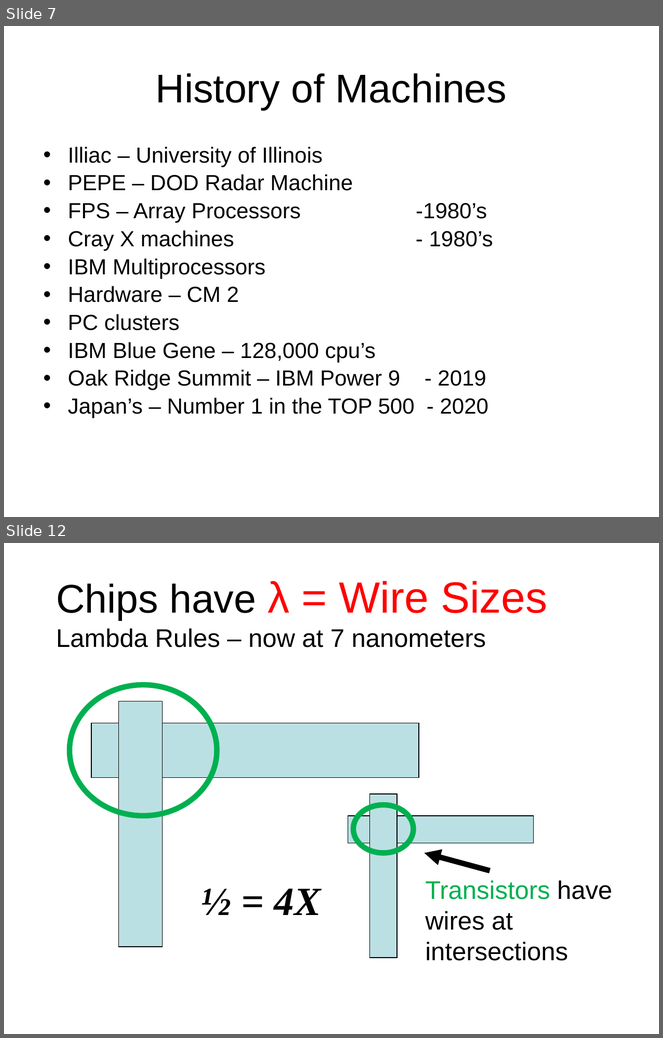
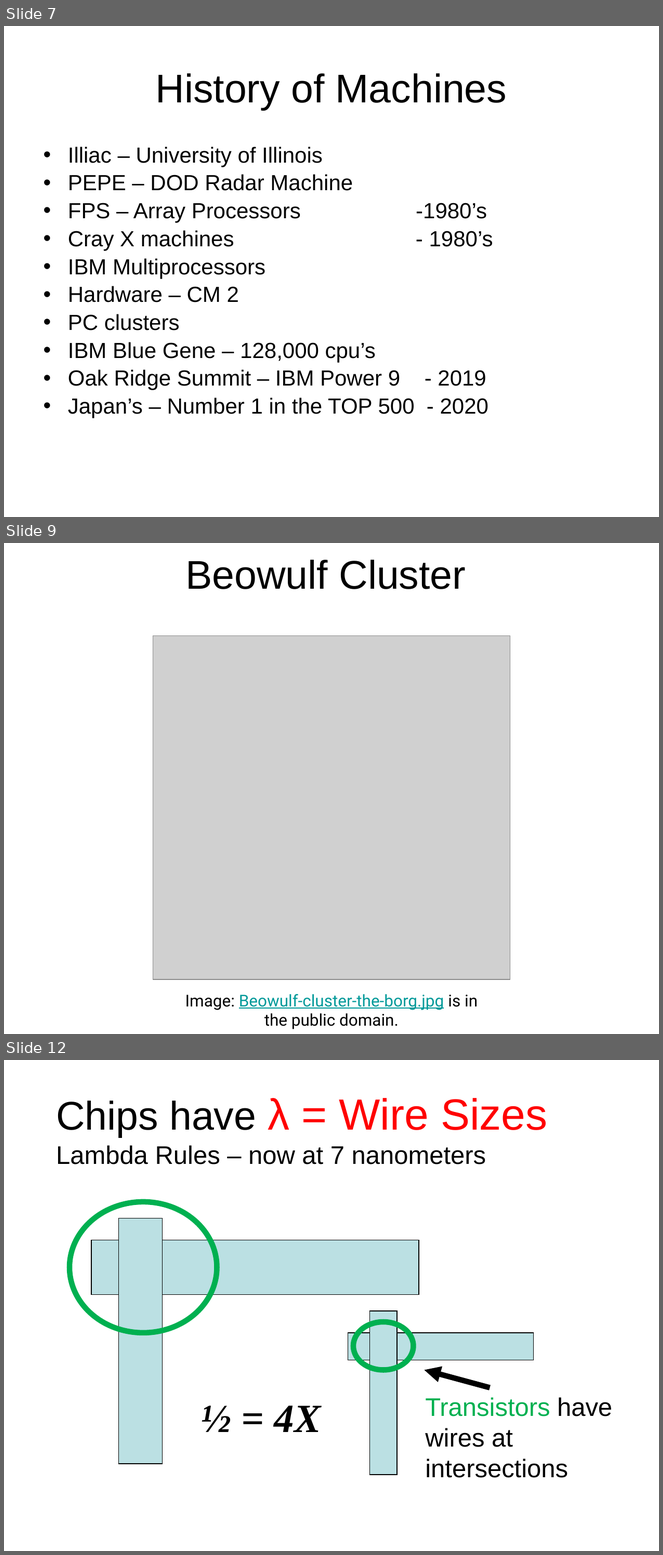
Before and after one commit to shodor-education/petascale-semester-curriculum, a slide deck: units/8/lessons/1/resources/petascale-lesson-8.1-slides.pptx. Shown one above the other, each under a label of ours: slides 7 and 12 before the commit, slides 7, 9 and 12 after it; the slides between them are not shown. The pictures are 663x1038 and 663x1555 pixels, drawn with LibreOffice and Linux fonts; fonts in the diff are those of the drawing; grey boxes stand for pictures. Boxes give left, top, right and bottom in pixels: in the first picture for what was removed or moved away, otherwise in the second. Text is boxed around its words. In the diff, an @@ line names an element or a change of style, - is before the commit and + after.

```diff
--- a/units/8/lessons/1/resources/petascale-lesson-8.1-slides.pptx
+++ b/units/8/lessons/1/resources/petascale-lesson-8.1-slides.pptx
@@ slide 9 added at (4, 543, 659, 1034), background #FFFFFF @@
@@ title added at (185, 560, 466, 589), 44 pt, text #000000 @@
+Beowulf Cluster
@@ picture added at (153, 636, 510, 980) @@
@@ text added at (185, 994, 478, 1030), 18 pt, text #009999, underline @@
+Image: Beowulf-cluster-the-borg.jpg is in the public domain.
```
Also in this commit, not shown: 3 slides changed, 1 other slide added, 4 slides removed, 2 other files.
